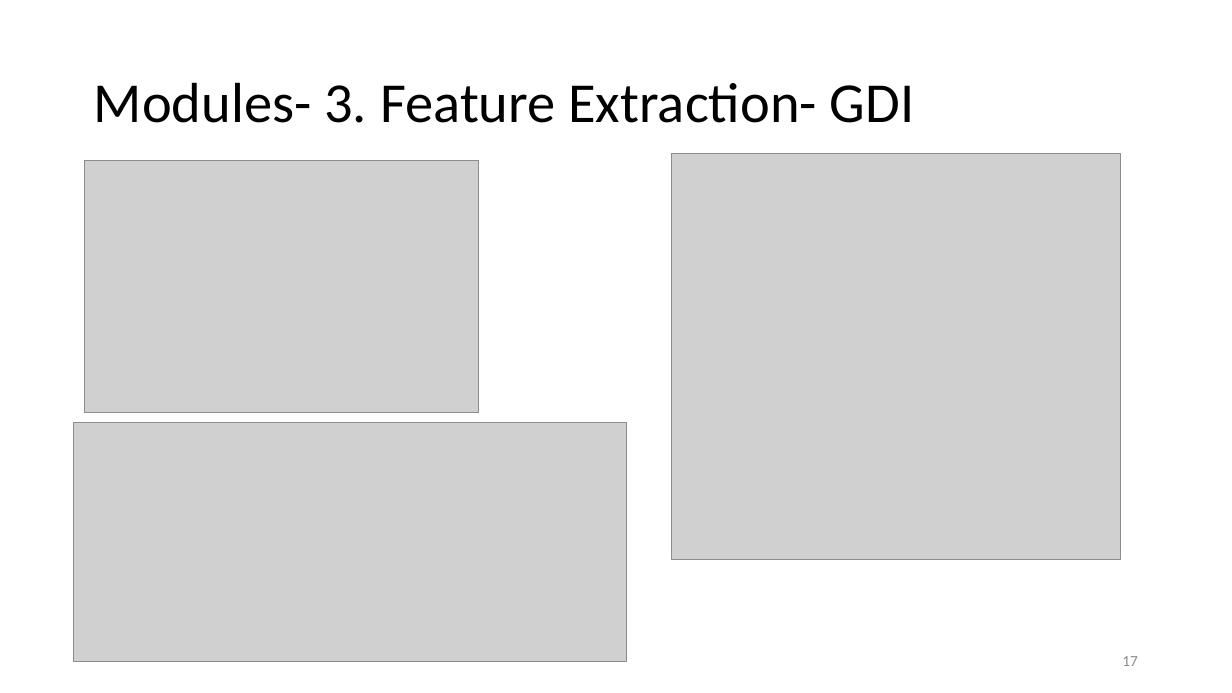
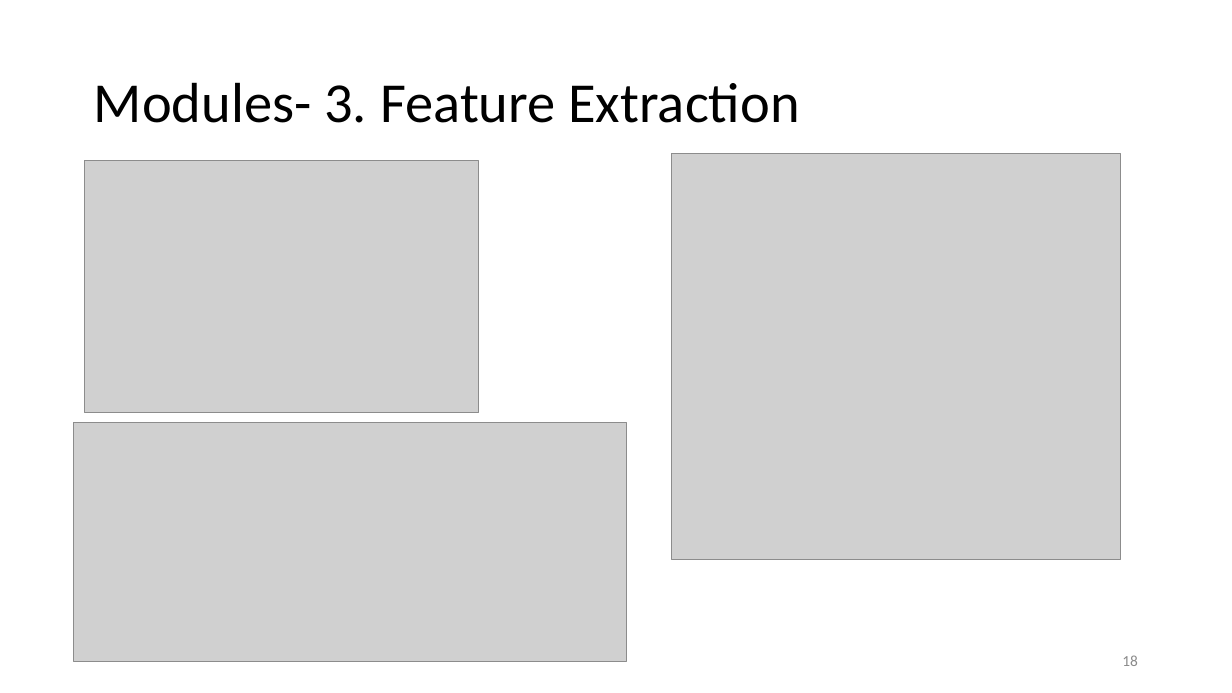
Before and after one commit to aaditya-co/parkinsons_GAIT_Analysis, a slide deck: slide 18 of 2020179001.pptx (slide 17 before the commit). Drawn at 1232x693 pixels with LibreOffice and Linux fonts; fonts in the diff are those of the drawing; grey boxes stand for pictures. Boxes give left, top, right and bottom in pixels: in the first picture for what was removed or moved away, otherwise in the second. Text is boxed around its words. In the diff, an @@ line names an element or a change of style, - is before the commit and + after.

```diff
--- a/2020179001.pptx
+++ b/2020179001.pptx
@@ title at (94, 82, 799, 123): text changed @@
-Modules- 3. Feature Extraction- GDI
+Modules- 3. Feature Extraction
@@ page number at (1122, 655, 1138, 666): text changed @@
-17
+18
```
Also in this commit, not shown: 3 other slides changed, 4 slides added, 2 slides removed.
